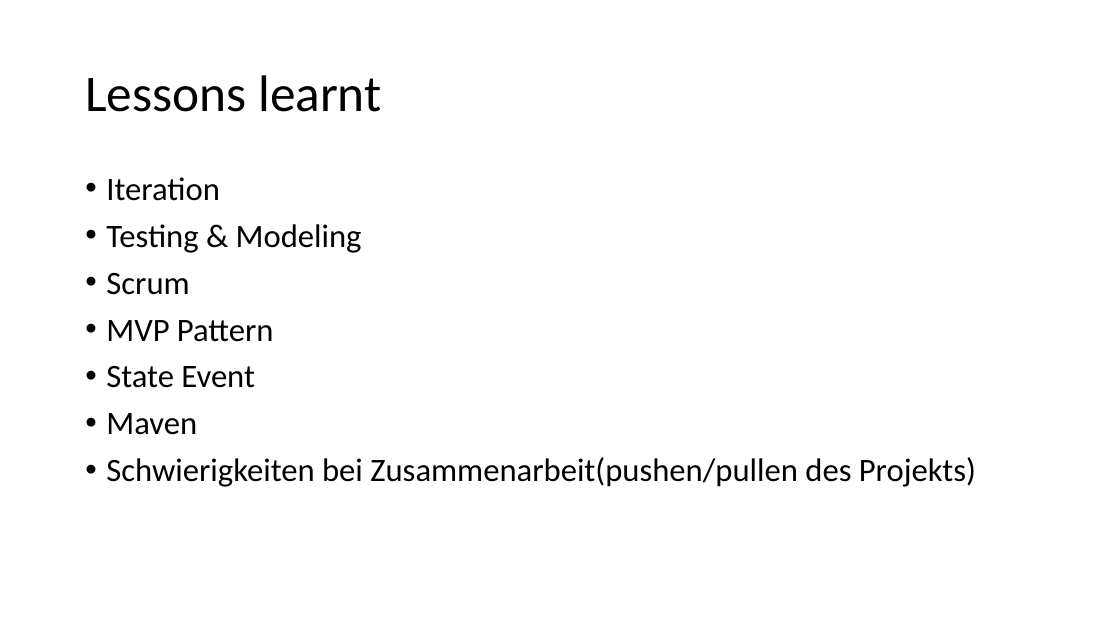
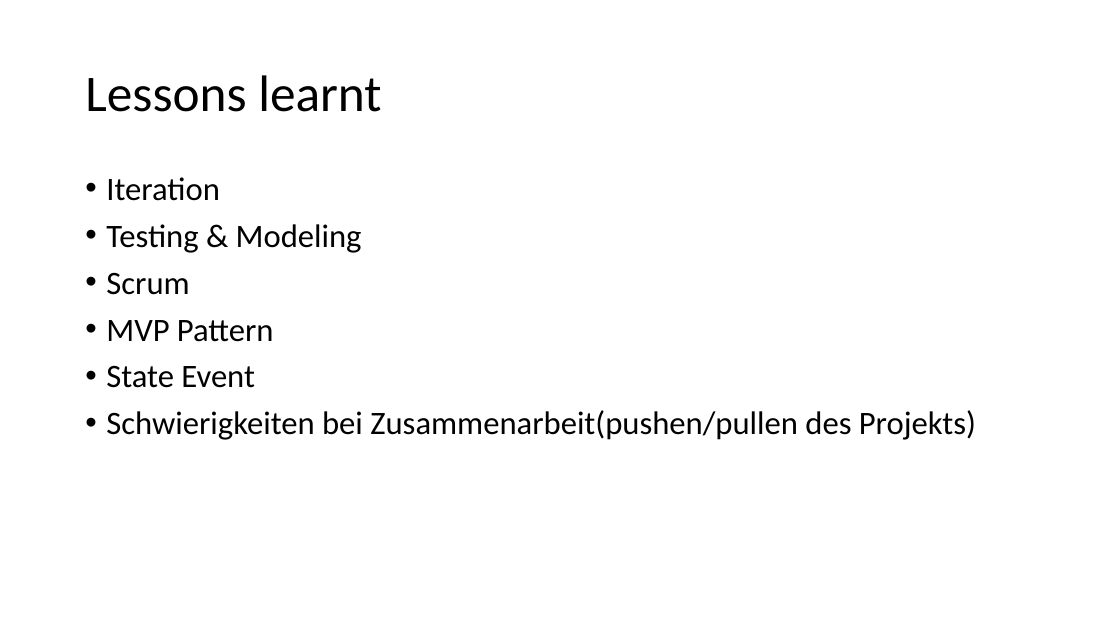
Before and after one commit to wyssp8/BTI7081-Software-Engineering-and-Design, a slide deck: slide 10 of doc/CS01/task14/cs1-task14-presentation.pptx (slide 11 before the commit). Drawn at 1120x630 pixels with LibreOffice and Linux fonts; fonts in the diff are those of the drawing. Boxes give left, top, right and bottom in pixels: in the first picture for what was removed or moved away, otherwise in the second. Text is boxed around its words. In the diff, an @@ line names an element or a change of style, - is before the commit and + after.

```diff
--- a/doc/CS01/task14/cs1-task14-presentation.pptx
+++ b/doc/CS01/task14/cs1-task14-presentation.pptx
@@ text at [106,413,197,435]: paragraph removed @@
-• Maven
```
Also in this commit, not shown: 1 other slide changed, 2 slides removed.
